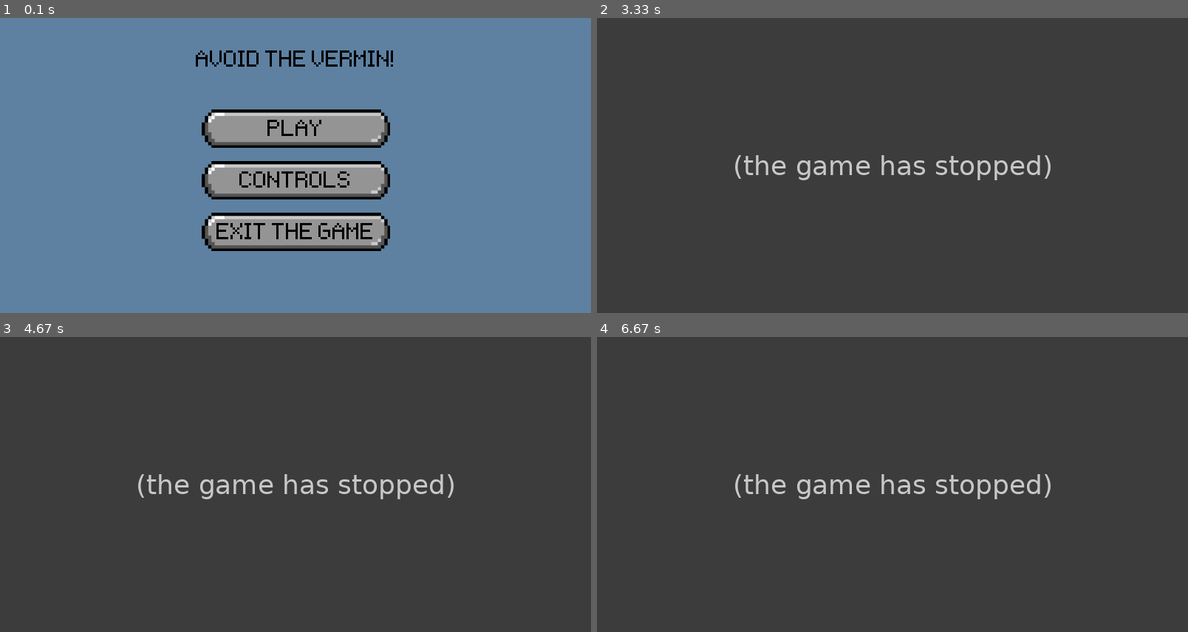
Above: before the commit, frames 1-4 (two rows, left to right).
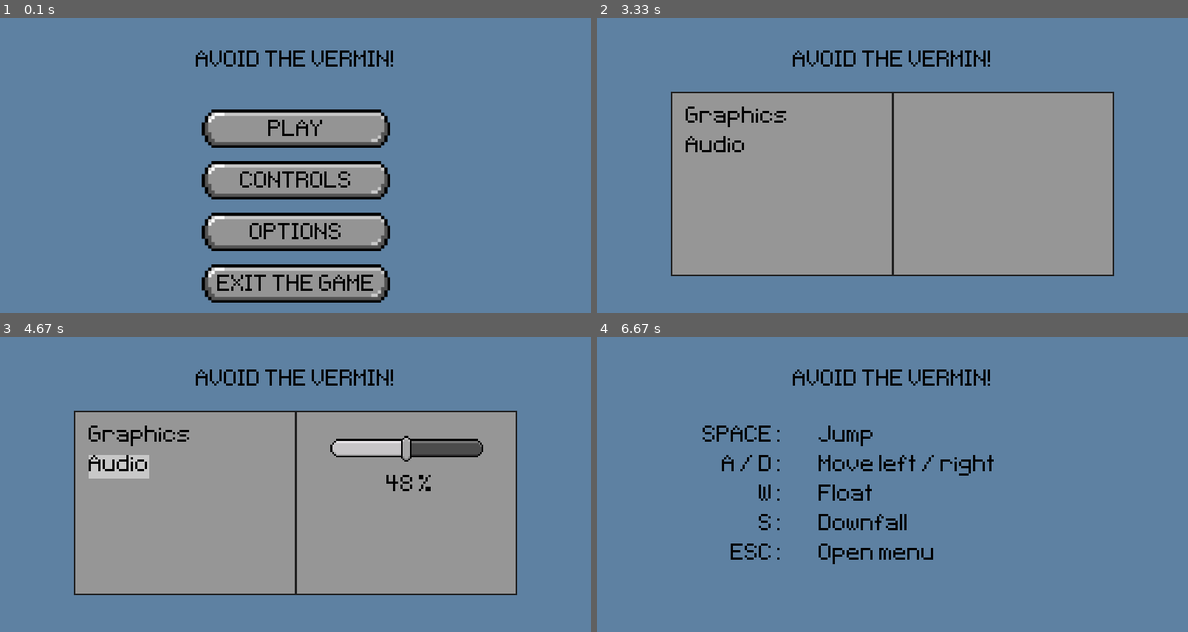
Above: after the commit, the same moments.

Repository: PavelKosnar/Vermin-avoider
Game: pygame game, started from main.py
The game is run twice, just before and just after one commit, with the same random seed, the same clock (stepped at 60 frames per second) and the same inputs.
Inputs (mouse positions are in pixels of both pictures, inside the frame that each line leads up to):
- Up to frame 1 (0.1 s): no input
- Up to frame 2 (3.33 s): press the mouse at (892, 180) at 0.37 s; move the mouse to (797, 206) at 0.47 s; release the mouse at (709, 236) at 0.6 s; hold Esc 0.67-1.13 s; press the mouse at (892, 130) at 1.2 s; move the mouse to (833, 124) at 1.3 s; release the mouse at (768, 118) at 1.43 s; tap Space at 1.5, 1.9, 2.2, 2.73, 3.03 s; hold Esc 1.83-2.3 s; hold D 1.83-2.3 s; press the mouse at (892, 180) at 2.37 s; move the mouse to (945, 130) at 2.47 s; release the mouse at (998, 82) at 2.6 s; hold Esc 2.67-3.13 s; click (939, 239) at 3.22 s
- Up to frame 3 (4.67 s): click (130, 457) at 3.55 s; click (348, 449) at 3.88 s; press the mouse at (348, 449) at 4.2 s; move the mouse to (307, 416) at 4.3 s; release the mouse at (271, 384) at 4.43 s; press the mouse at (330, 449) at 4.53 s; move the mouse to (407, 490) at 4.63 s
- Up to frame 4 (6.67 s): release the mouse at (1075, 528) at 4.77 s; press the mouse at (1004, 449) at 4.87 s; move the mouse to (845, 514) at 4.97 s; release the mouse at (685, 581) at 5.1 s; click (721, 431) at 5.72 s; hold Esc 6-6.3 s; tap Space at 6.07 s; press the mouse at (892, 499) at 6.37 s; move the mouse to (868, 502) at 6.47 s; release the mouse at (839, 502) at 6.6 s

The runs differ from the first frame. In frame 1, 4.9% of the frame differs, in the area x 34-66%, y 34-97%; in frame 2, 100%; in frame 3, 99%; in frame 4, 100%, in the area x 0-100%, y 0-100%.
Before the commit the program exited at 3.22 s; later frames show no game.

Commit message:
Audio options menu

Diff:
--- a/main.py
+++ b/main.py
@@ -16,9 +16,6 @@
         self.rect = self.image.get_rect(midbottom=(80, 300))
         self.gravity = 0
         self.face_right = True
-
-        self.jump_sound = pygame.mixer.Sound('audio/jump.wav')
-        self.jump_sound.set_volume(0.01)
 
     def apply_physics(self):
         self.gravity += 1
@@ -64,7 +61,7 @@
         if pygame.key.get_pressed()[pygame.K_SPACE] and self.rect.bottom == 300:
             self.gravity = -20
             if game_active:
-                self.jump_sound.play()
+                jump_sound.play()
         if pygame.key.get_pressed()[pygame.K_s] and self.gravity > -10:
             self.gravity += 2
         elif pygame.key.get_pressed()[pygame.K_w] and self.gravity > -5:
@@ -114,15 +111,6 @@
     def destroy(self):
         if self.rect.right <= 0:
             self.kill()
-
-
-class Menu(pygame.sprite.Sprite):
-    def __init__(self, y_pos):
-        super().__init__()
-
-        self.image = pygame.image.load('menu/menu_text_bg.png').convert_alpha()
-        self.image = pygame.transform.rotozoom(self.image, 0, 1.1)
-        self.rect = self.image.get_rect(center=(400, y_pos))
 
 
 class Shield(pygame.sprite.Sprite):
@@ -187,27 +175,126 @@
 
 
 def handle_menu():
-    menu_text = ['PLAY', 'CONTROLS', 'EXIT THE GAME']
+    menu_text = ['PLAY', 'CONTROLS', 'OPTIONS', 'EXIT THE GAME']
     menu_y_pos = 150
     for i in menu_text:
+        menu_image = pygame.image.load('menu/menu_text_bg.png').convert_alpha()
+        menu_image = pygame.transform.rotozoom(menu_image, 0, 1.1)
+        menu_image_rect = menu_image.get_rect(center=(400, menu_y_pos))
+
         menu_surface = font.render(i, False, 'Black')
-        menu_rect = menu_surface.get_rect(center=(400, menu_y_pos + 4))
-        menu_text_image.update({i: {'surf': menu_surface, 'rect': menu_rect}})
-        menu_group.add(Menu(menu_y_pos))
+        menu_text_rect = menu_surface.get_rect(center=(menu_image.get_width() / 2, menu_image.get_height() / 2 + 4))
+
+        menu_images.update({i: {'surf': menu_image, 'rect': menu_image_rect}})
+        menu_text_image.update({i: {'surf': menu_surface, 'rect': menu_text_rect}})
         menu_y_pos += 70
 
 
-def handle_controls(text):
+def handle_controls():
+    controls_text_and_buttons = {'SPACE:': 'Jump',
+                                 'A / D:': 'Move left / right',
+                                 'W:': 'Float',
+                                 'S:': 'Downfall',
+                                 'ESC:': 'Open menu'}
     controls_y_pos = 120
-    for i in text:
-        current_controls_text = text[i]
+    for i in controls_text_and_buttons:
+        current_controls_text = controls_text_and_buttons[i]
         controls_button_surface = font.render(i, False, 'Black')
         controls_button_rect = controls_button_surface.get_rect(topright=(250, controls_y_pos))
         controls_button_text.update({i: {'surf': controls_button_surface, 'rect': controls_button_rect}})
+
         controls_text_surface = font.render(current_controls_text, False, 'Black')
         controls_text_rect = controls_text_surface.get_rect(topleft=(300, controls_y_pos))
         controls_text.update({i: {'surf': controls_text_surface, 'rect': controls_text_rect}})
         controls_y_pos += 40
+
+
+def handle_options():
+    options_choices = ['Graphics', 'Audio']
+    options_y_pos = 120
+    for i in options_choices:
+        options_text_surface = font.render(i, False, 'Black')
+        options_text_rect = options_text_surface.get_rect(topleft=(120, options_y_pos))
+        options_text.update({i: {'surf': options_text_surface, 'rect': options_text_rect}})
+        options_y_pos += 40
+
+
+def audio_options():
+    progress_bar_outer = pygame.image.load('menu/progress_bar_outer.png').convert_alpha()
+    progress_bar_outer = pygame.transform.rotozoom(progress_bar_outer, 0, 0.5)
+    progress_bar_outer_rect = progress_bar_outer.get_rect(center=(553, 151))
+    audio_items.update({'outer': {'surf': progress_bar_outer, 'rect': progress_bar_outer_rect}})
+
+    progress_bar_outer_in = pygame.image.load('menu/progress_bar_outer.png').convert_alpha()
+    progress_bar_outer_in = pygame.transform.rotozoom(progress_bar_outer_in, 0, 0.5)
+    progress_bar_outer_rect_in = progress_bar_outer_in.get_rect(topleft=(0, 0))
+    audio_items.update({'outerIn': {'surf': progress_bar_outer_in, 'rect': progress_bar_outer_rect_in}})
+
+    progress_bar_inner = pygame.image.load('menu/progress_bar_inner.png').convert_alpha()
+    progress_bar_inner = pygame.transform.rotozoom(progress_bar_inner, 0, 0.5)
+    progress_bar_inner_rect = progress_bar_inner.get_rect(
+        center=(progress_bar_outer_rect.width / 2 - progress_bar_outer_rect.width / (100 / (100 - volume_percentage)),
+                progress_bar_outer_rect.height / 2))
+    audio_items.update({'inner': {'surf': progress_bar_inner, 'rect': progress_bar_inner_rect}})
+
+    progress_bar_frame = pygame.image.load('menu/progress_bar_frame.png').convert_alpha()
+    progress_bar_frame = pygame.transform.rotozoom(progress_bar_frame, 0, 0.5)
+    progress_bar_frame_rect = progress_bar_frame.get_rect(center=(550, 150))
+    audio_items.update({'frame': {'surf': progress_bar_frame, 'rect': progress_bar_frame_rect}})
+
+    progress_bar_button = pygame.image.load('menu/progress_bar_button.png').convert_alpha()
+    progress_bar_button = pygame.transform.rotozoom(progress_bar_button, 0, 0.5)
+    progress_bar_button_rect = progress_bar_button.get_rect(
+        center=(progress_bar_outer_rect.midright[0] - progress_bar_outer_rect.width / (100 / (100 - volume_percentage)),
+                progress_bar_outer_rect.midright[1]))
+    audio_items.update({'button': {'surf': progress_bar_button, 'rect': progress_bar_button_rect}})
+
+    volume_text = font.render(str(int(volume_percentage)) + ' %', False, 'Black')
+    volume_text_rect = volume_text.get_rect(center=(progress_bar_frame_rect.left + progress_bar_frame_rect.width / 2,
+                                                    progress_bar_frame_rect.bottom + 40))
+    audio_items.update({'volume': {'surf': volume_text, 'rect': volume_text_rect}})
+
+
+def move_audio_bar(mouse_movement):
+    global mouse_button_interaction, volume_percentage
+    mouse_pos = pygame.mouse.get_pos()
+    if mouse_button_interaction:
+        bar_outer = audio_items['outer']['rect']
+        button_rect = audio_items['button']['rect']
+        progress_rect = audio_items['inner']['rect']
+        # MOVE BUTTON
+        button_rect.x += mouse_movement
+        if button_rect.center[0] > bar_outer.right:
+            button_rect.right = bar_outer.right + button_rect.width / 2
+        elif button_rect.center[0] < bar_outer.left - 3:
+            button_rect.left = bar_outer.left - button_rect.width / 2 - 3
+        audio_items['button'].update({'rect': button_rect})
+
+        # MOVE PROGRESS
+        progress_rect.x += mouse_movement
+        if progress_rect.right < progress_inner_center - progress_rect.width / 2:
+            progress_rect.right = progress_inner_center - progress_rect.width / 2
+        elif progress_rect.right > progress_inner_center + progress_rect.width / 2 - 3:
+            progress_rect.right = progress_inner_center + progress_rect.width / 2 - 3
+        audio_items['inner'].update({'rect': progress_rect})
+
+        # VOLUME
+        volume_percentage = ((button_rect.center[0] - bar_outer.left) * 100) / bar_outer.width
+        if volume_percentage < 0:
+            volume_percentage = 0
+        volume_text = font.render(str(int(volume_percentage)) + ' %', False, 'Black')
+        audio_items['volume'].update({'surf': volume_text})
+        if volume_percentage == 0:
+            background_music.set_volume(0)
+            jump_sound.set_volume(0)
+        else:
+            background_music.set_volume(volume_percentage / 1000 + 0.01)
+            jump_sound.set_volume(volume_percentage / 1000 + 0.1)
+
+    if audio_items['button']['rect'].collidepoint(mouse_pos):
+        mouse_button_interaction = True
+    else:
+        mouse_button_interaction = False
 
 
 # START AND SCREEN
@@ -218,8 +305,11 @@
 game_active = False
 menu = True
 controls = False
+options = False
 score = 0
 end_score = 0
+mouse_down = False
+volume_percentage = 10
 
 shield_active = False
 start_shield_spawn_timer = 0
@@ -234,28 +324,44 @@
 
 # MUSIC
 background_music = pygame.mixer.Sound('audio/music.wav')
-background_music.set_volume(0.03)
+jump_sound = pygame.mixer.Sound('audio/jump.wav')
+if volume_percentage == 0:
+    background_music.set_volume(0)
+    jump_sound.set_volume(0)
+else:
+    background_music.set_volume(volume_percentage / 1000 + 0.01)
+    jump_sound.set_volume(volume_percentage / 1000 + 0.01)
 background_music.play(loops=-1)
 
-# GROUPS
+# PLAYER
 player = pygame.sprite.GroupSingle()
 player.add(Player())
 
+# OBSTACLE
 obstacle_group = pygame.sprite.Group()
 
-menu_group = pygame.sprite.Group()
+# MENU
 menu_text_image = {}
+menu_images = {}
 handle_menu()
 
-controls_text_and_buttons = {'SPACE:': 'Jump',
-                             'A / D:': 'Move left / right',
-                             'W:': 'Float',
-                             'S:': 'Downfall',
-                             'ESC:': 'Open menu'}
+# CONTROLS
 controls_text = {}
 controls_button_text = {}
-handle_controls(controls_text_and_buttons)
-
+handle_controls()
+
+# OPTIONS
+options_text = {}
+active_option = {}
+handle_options()
+
+audio_items = {}
+audio_options()
+audio = False
+mouse_button_interaction = False
+progress_inner_center = audio_items['outer']['rect'].width / 2
+
+# SHIELD
 shield = pygame.sprite.GroupSingle()
 
 # MENU
@@ -293,23 +399,45 @@
         if event.type == pygame.KEYDOWN and event.key == pygame.K_ESCAPE:
             if controls:
                 controls = False
+            elif options:
+                options = False
             elif menu:
                 menu = False
             else:
                 menu = True
-        if menu:
+
+        if event.type == pygame.MOUSEBUTTONUP:
+            mouse_down = False
+
+        if options:
+            if event.type == pygame.MOUSEBUTTONDOWN:
+                for options_button in options_text:
+                    current_options_button = options_text[options_button]
+                    options_rect = current_options_button['rect']
+                    if options_rect.collidepoint(event.pos):
+                        active_option = options_rect
+                        if options_button == 'Graphics':
+                            audio = False
+                        elif options_button == 'Audio':
+                            audio = True
+                if audio:
+                    mouse_down = True
+
+        elif menu and not controls:
             # MENU OPTIONS
             if event.type == pygame.MOUSEBUTTONDOWN:
-                for menu_button_text in menu_text_image:
-                    menu_button = menu_text_image[menu_button_text]
-                    rect = menu_button['rect']
-                    if rect.collidepoint(event.pos):
+                for menu_button_text in menu_images:
+                    menu_button = menu_images[menu_button_text]
+                    menu_rect = menu_button['rect']
+                    if menu_rect.collidepoint(event.pos):
                         if menu_button_text == 'PLAY':
                             menu = False
                             if not game_active:
                                 game_active = True
                         elif menu_button_text == 'CONTROLS':
                             controls = True
+                        elif menu_button_text == 'OPTIONS':
+                            options = True
                         elif menu_button_text == 'EXIT THE GAME':
                             pygame.quit()
                             exit()
@@ -325,6 +453,7 @@
             if event.type == pygame.KEYDOWN and event.key == pygame.K_RETURN:
                 game_active = True
 
+    # GAME
     if menu:
         screen.fill((94, 129, 162))
         screen.blit(game_name, game_name_rect)
@@ -336,13 +465,42 @@
             for y in controls_text:
                 current_text = controls_text[y]
                 screen.blit(current_text['surf'], current_text['rect'])
+        elif options:
+            # DISPLAY OPTIONS
+            pygame.draw.rect(screen, (150, 150, 150), (100, 100, 600, 250))
+            pygame.draw.rect(screen, (32, 32, 32), (100, 100, 600, 250), 2)
+            pygame.draw.line(screen, (32, 32, 32), (screen.get_width() / 2, 100), (screen.get_width() / 2, 349), 3)
+            try:
+                pygame.draw.rect(screen, (200, 200, 200), active_option)
+            except TypeError:
+                pass
+            for x in options_text:
+                current_options_text = options_text[x]
+                screen.blit(current_options_text['surf'], current_options_text['rect'])
+            if audio:
+                mouse_move_x = pygame.mouse.get_rel()[0]
+                if mouse_down:
+                    move_audio_bar(mouse_move_x)
+                else:
+                    mouse_button_interaction = False
+                for x in audio_items:
+                    current_progress_bar = audio_items[x]
+                    if x == 'outerIn':
+                        pass
+                    elif x == 'inner':
+                        audio_items['outer']['surf'].blit(audio_items['outerIn']['surf'],
+                                                          audio_items['outerIn']['rect'])
+                        audio_items['outer']['surf'].blit(current_progress_bar['surf'], current_progress_bar['rect'])
+                    else:
+                        screen.blit(current_progress_bar['surf'], current_progress_bar['rect'])
+                        # audio_items['outer']['surf'].blit(audio_items['outer']['surf'], (0, 0))
         else:
-            # DRAW MENU TEXTS
-            menu_group.draw(screen)
-            menu_group.update()
-            for x in menu_text_image:
+            # DISPLAY MENU TEXTS
+            for x in menu_images:
+                current_menu_image = menu_images[x]
                 current_menu_text = menu_text_image[x]
-                screen.blit(current_menu_text['surf'], current_menu_text['rect'])
+                screen.blit(current_menu_image['surf'], current_menu_image['rect'])
+                current_menu_image['surf'].blit(current_menu_text['surf'], current_menu_text['rect'])
 
     elif game_active:
         # BACKGROUND
@@ -392,7 +550,7 @@
         # COLLISION
         game_active = collision()
 
-    else:  # MENU
+    else:  # DEATH SCREEN
         player.update()
         shield.update()
         screen.fill((94, 129, 162))
Binary file added: menu/progress_bar_button.png
Binary file added: menu/progress_bar_frame.png
Binary file added: menu/progress_bar_inner.png
Binary file added: menu/progress_bar_outer.png
